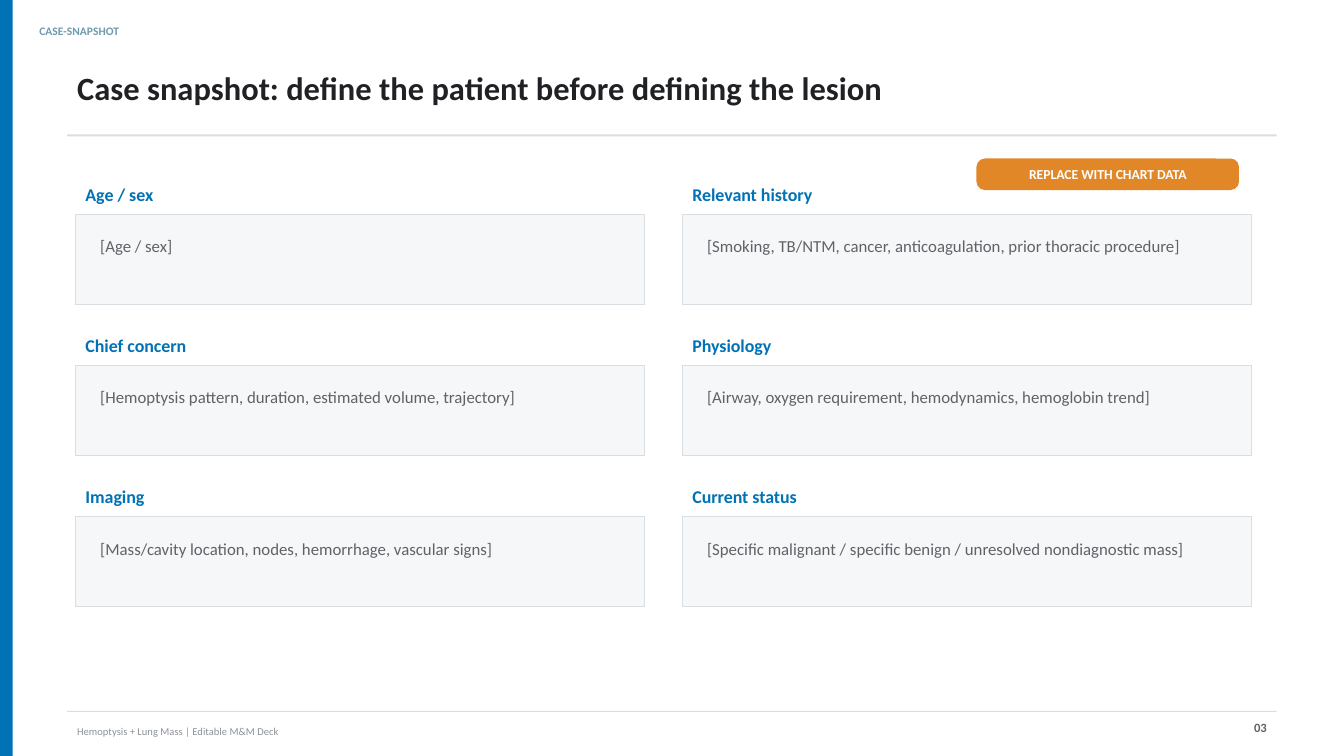
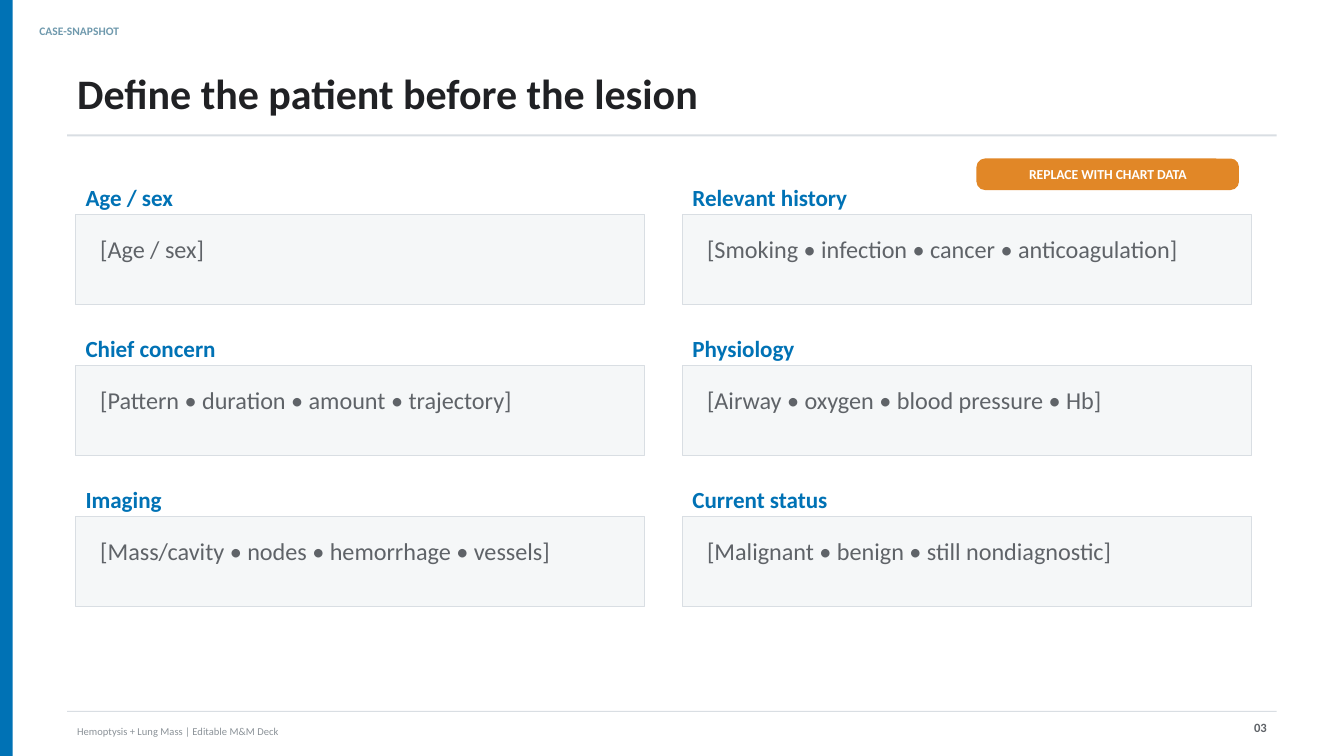
Before and after one commit to henrylab865/medical-slide-templates, a slide deck: slide 3 of examples/hemoptysis-lung-mass-mm/Hemoptysis_Lung_Mass_MM_NEJM_EN.pptx. Drawn at 1344x756 pixels with LibreOffice and Linux fonts; fonts in the diff are those of the drawing. Boxes give left, top, right and bottom in pixels: in the first picture for what was removed or moved away, otherwise in the second. Text is boxed around its words. In the diff, an @@ line names an element or a change of style, - is before the commit and + after.

Commit message:
Increase M&M deck readability for auditorium use
Shortens visible copy and enlarges primary body, table, and chart text in both language editions.

```diff
--- a/examples/hemoptysis-lung-mass-mm/Hemoptysis_Lung_Mass_MM_NEJM_EN.pptx
+++ b/examples/hemoptysis-lung-mass-mm/Hemoptysis_Lung_Mass_MM_NEJM_EN.pptx
@@ text at (x1=77, y1=79, x2=697, y2=116): text changed; size 23.2 to 30 pt @@
-Case snapshot: define the patient before defining the lesion
+Define the patient before the lesion
@@ text "[Age / sex]" at (x1=100, y1=240, x2=204, y2=262): size 12 to 17.2 pt @@
@@ text at (x1=707, y1=240, x2=1177, y2=262): text changed; size 12 to 17.2 pt @@
-[Smoking, TB/NTM, cancer, anticoagulation, prior thoracic procedure]
+[Smoking • infection • cancer • anticoagulation]
@@ text at (x1=100, y1=391, x2=512, y2=413): text changed; size 12 to 17.2 pt @@
-[Hemoptysis pattern, duration, estimated volume, trajectory]
+[Pattern • duration • amount • trajectory]
@@ text at (x1=707, y1=391, x2=1101, y2=413): text changed; size 12 to 17.2 pt @@
-[Airway, oxygen requirement, hemodynamics, hemoglobin trend]
+[Airway • oxygen • blood pressure • Hb]
@@ size 12.8 to 16.5 pt in 6 elements at (x1=86, y1=191, x2=173, y2=210), (x1=692, y1=189, x2=847, y2=210), (x1=86, y1=340, x2=216, y2=357), (x1=692, y1=340, x2=794, y2=361), (x1=86, y1=492, x2=162, y2=512), (x1=692, y1=493, x2=827, y2=508) @@
@@ text at (x1=100, y1=542, x2=550, y2=564): text changed; size 12 to 17.2 pt @@
-[Mass/cavity location, nodes, hemorrhage, vascular signs]
+[Mass/cavity • nodes • hemorrhage • vessels]
@@ text at (x1=707, y1=542, x2=1111, y2=564): text changed; size 12 to 17.2 pt @@
-[Specific malignant / specific benign / unresolved nondiagnostic mass]
+[Malignant • benign • still nondiagnostic]
```
Also in this commit, not shown: 18 other slides changed, 3 other files.
